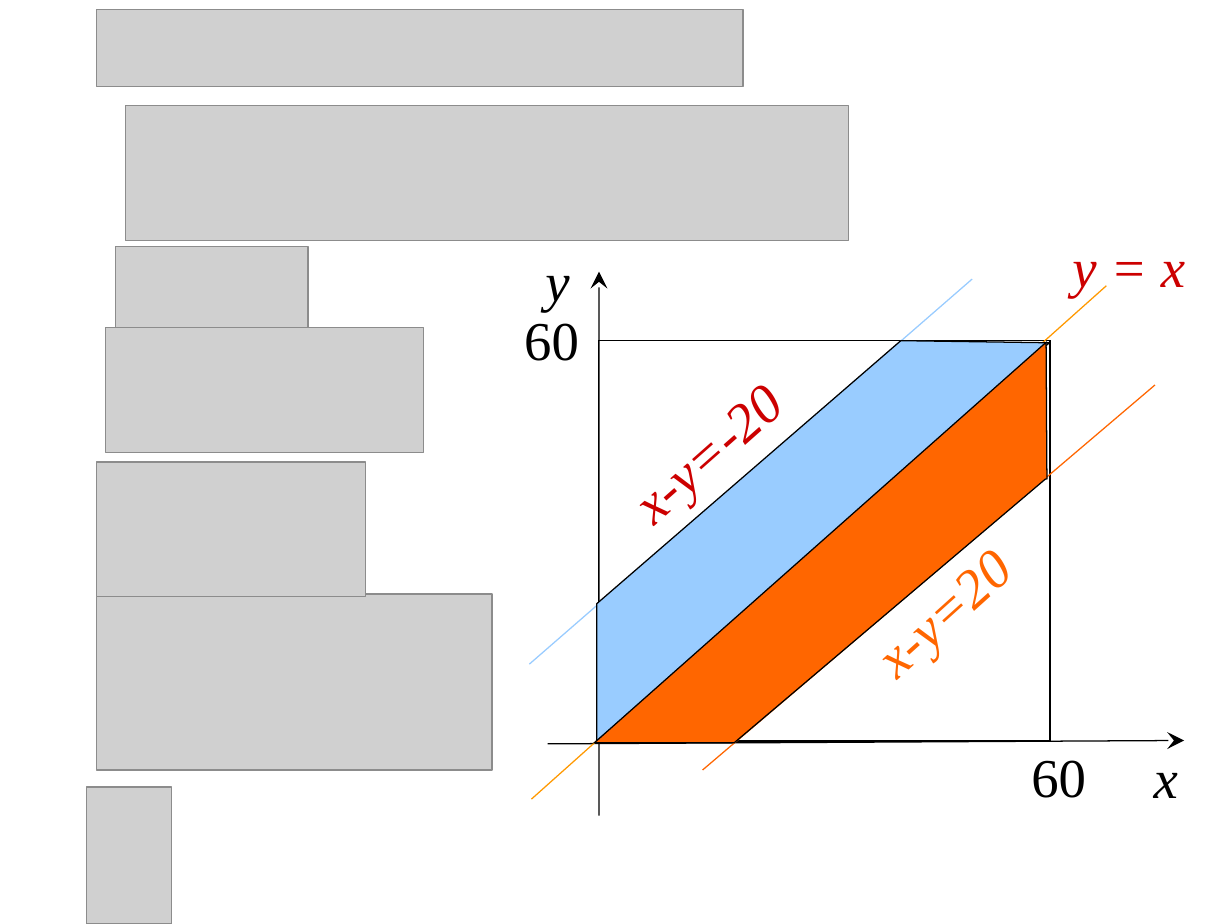
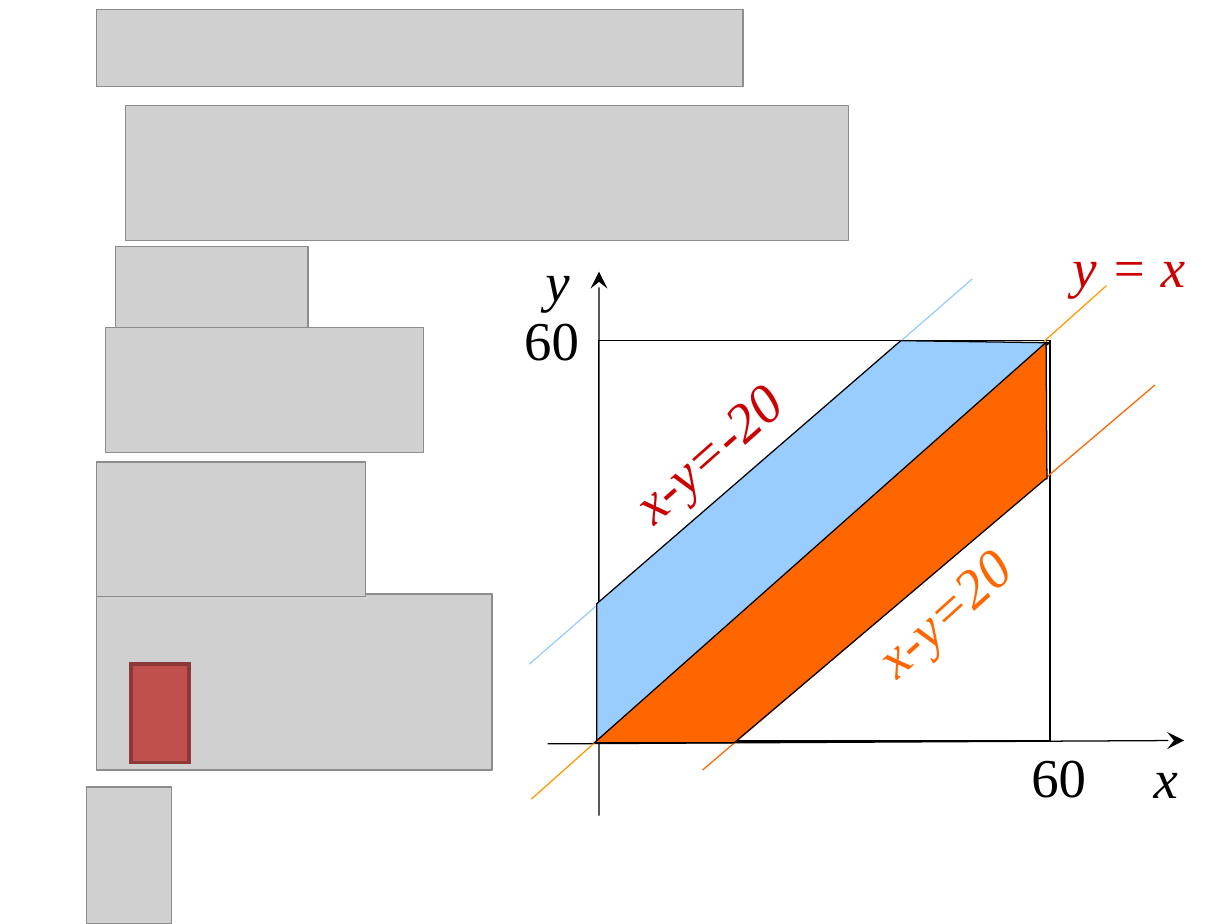
Before and after one commit to scistats/scistats.github.io, a slide deck: slide 13 of ppts/probability/01.2.ppt. Drawn at 1232x924 pixels with LibreOffice and Linux fonts; fonts in the diff are those of the drawing; grey boxes stand for pictures. Boxes give left, top, right and bottom in pixels: in the first picture for what was removed or moved away, otherwise in the second. Text is boxed around its words. In the diff, an @@ line names an element or a change of style, - is before the commit and + after.

```diff
--- a/ppts/probability/01.2.ppt
+++ b/ppts/probability/01.2.ppt
@@ rectangle added at (131, 664, 188, 763), fill #C0504D, outline #8C3836 2.01 pt @@
```
Also in this commit, not shown: 1 other slide changed, 1 other file.
